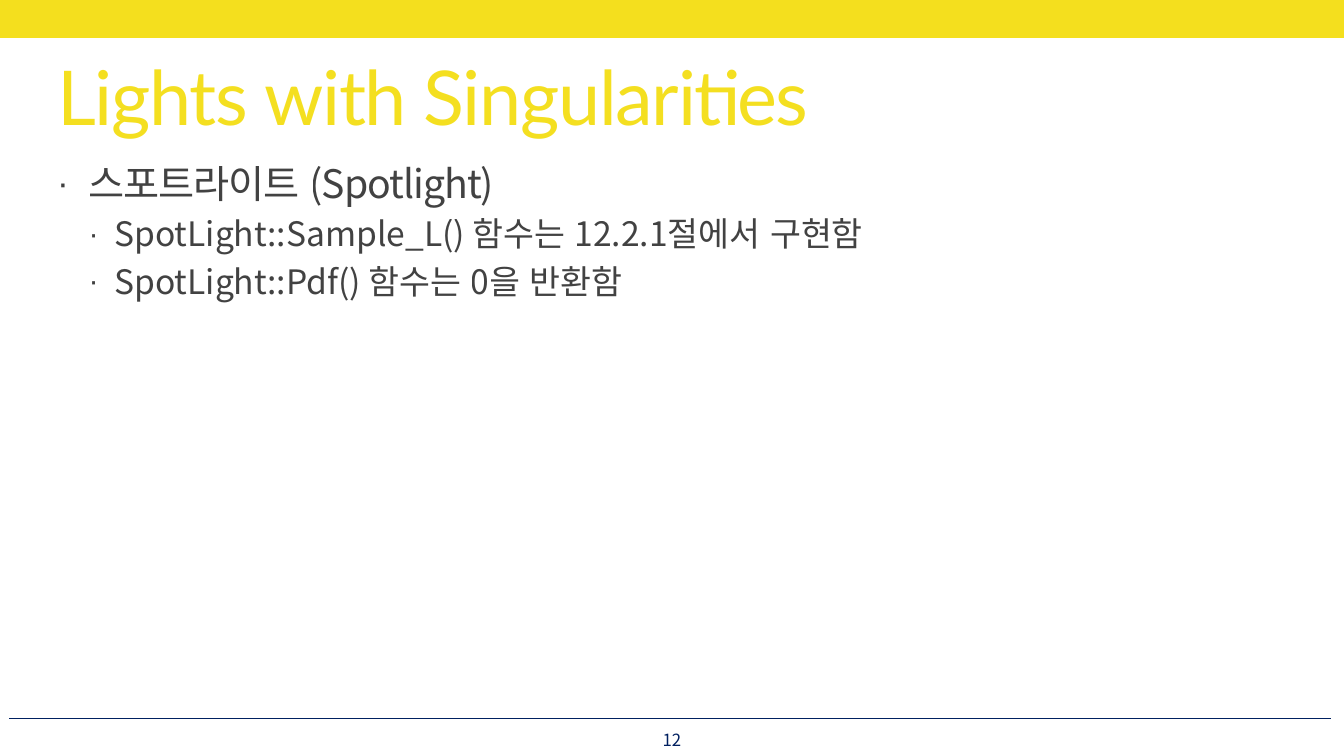
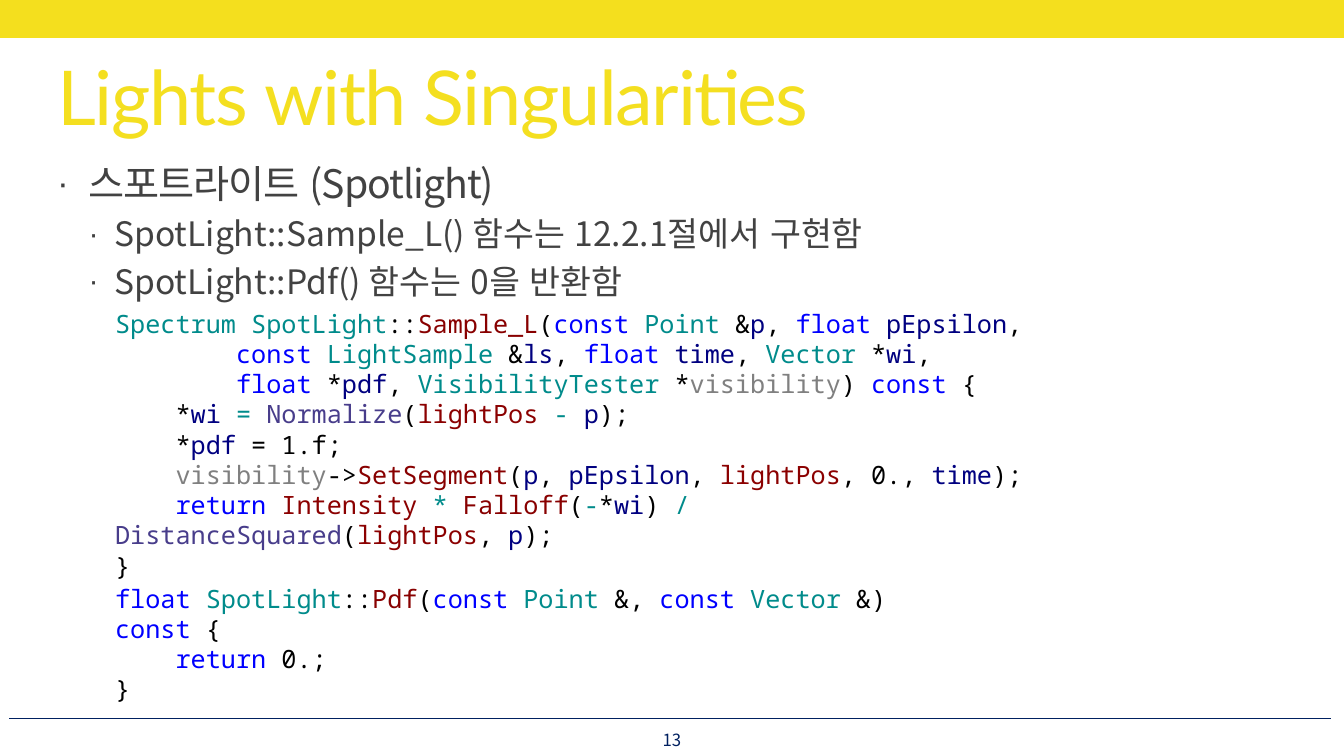
Before and after one commit to utilForever/PBRStudy, a slide deck: slide 13 of Physically Based Rendering - Chapter 14, Part 3.pptx (slide 12 before the commit). Drawn at 1344x756 pixels with LibreOffice and Linux fonts; fonts in the diff are those of the drawing. Boxes give left, top, right and bottom in pixels: in the first picture for what was removed or moved away, otherwise in the second. Text is boxed around its words. In the diff, an @@ line names an element or a change of style, - is before the commit and + after.

```diff
--- a/Physically Based Rendering - Chapter 14, Part 3.pptx
+++ b/Physically Based Rendering - Chapter 14, Part 3.pptx
@@ text added at [115, 313, 1023, 550], 18 pt, text #008B8B @@
+Spectrum SpotLight::Sample_L(const Point &p, float pEpsilon,
+const LightSample &ls, float time, Vector *wi,
+float *pdf, VisibilityTester *visibility) const {
+*wi = Normalize(lightPos - p);
+*pdf = 1.f;
+visibility->SetSegment(p, pEpsilon, lightPos, 0., time);
+return Intensity * Falloff(-*wi) / DistanceSquared(lightPos, p);
+}
@@ text added at [115, 588, 841, 672], 18 pt, text #0000FF @@
+float SpotLight::Pdf(const Point &, const Vector &) const {
+return 0.;
+}
@@ page number at [663, 733, 682, 747]: text changed @@
-12
+13
```
Also in this commit, not shown: 14 other slides changed, 23 slides added.
